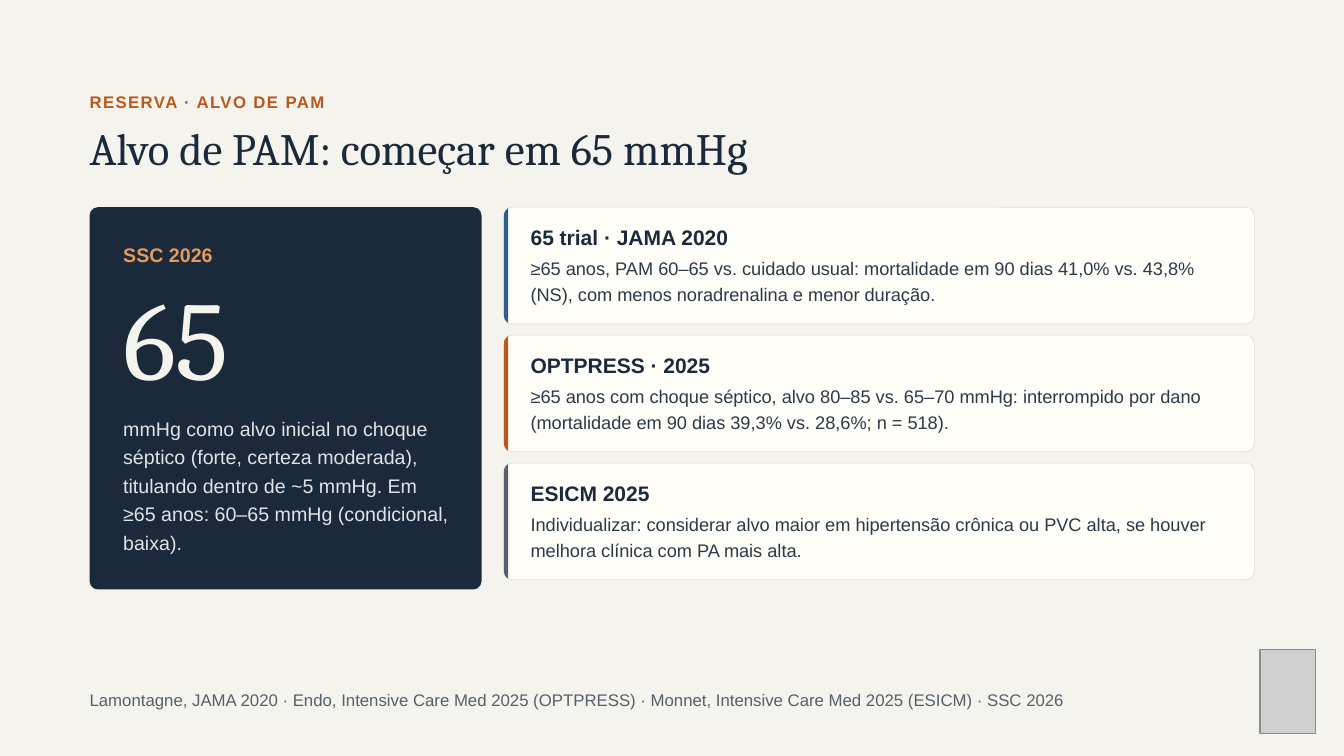
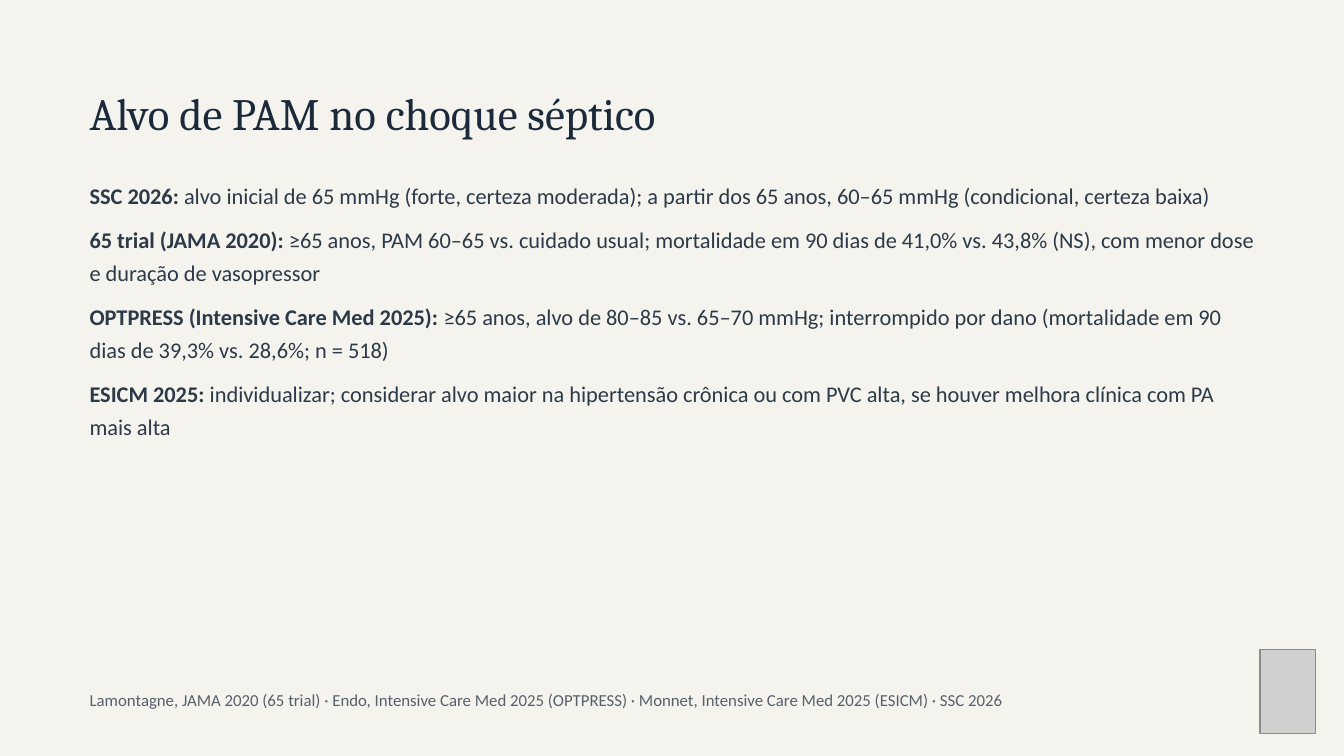
Before and after one commit to brunomoraesdubois-bit/Bruno, a slide deck: slide 25 of apresentacao/Aminas_Vasoativas.pptx. Drawn at 1344x756 pixels with LibreOffice and Linux fonts; fonts in the diff are those of the drawing; grey boxes stand for pictures. Boxes give left, top, right and bottom in pixels: in the first picture for what was removed or moved away, otherwise in the second. Text is boxed around its words. In the diff, an @@ line names an element or a change of style, - is before the commit and + after.

```diff
--- a/apresentacao/Aminas_Vasoativas.pptx
+++ b/apresentacao/Aminas_Vasoativas.pptx
@@ title at [90, 98, 655, 140]: text changed @@
-Alvo de PAM: começar em 65 mmHg
+Alvo de PAM no choque séptico
@@ text removed at [90, 96, 325, 108] @@
-RESERVA · ALVO DE PAM
@@ rounded rectangle removed at [90, 208, 482, 590] @@
@@ text added at [90, 188, 1209, 208], 16 pt, text #2C3A48 @@
+• SSC 2026: alvo inicial de 65 mmHg (forte, certeza moderada); a partir dos 65 anos, 60–65 mmHg (condicional, certeza baixa)
@@ rounded rectangle removed at [504, 208, 1254, 325] @@
@@ freeform shape removed at [504, 209, 508, 324] @@
@@ text at [90, 231, 1253, 285]: text changed; size 13 to 16 pt; font Arial to Calibri @@
-≥65 anos, PAM 60–65 vs. cuidado usual: mortalidade em 90 dias 41,0% vs. 43,8% (NS), com menos noradrenalina e menor duração.
+• 65 trial (JAMA 2020): ≥65 anos, PAM 60–65 vs. cuidado usual; mortalidade em 90 dias de 41,0% vs. 43,8% (NS), com menor dose e duração de vasopressor
@@ text removed at [531, 229, 728, 245] @@
-65 trial · JAMA 2020
@@ text removed at [123, 248, 213, 262] @@
-SSC 2026
@@ text at [90, 308, 1221, 361]: text changed; size 13 to 16 pt; font Arial to Calibri @@
-≥65 anos com choque séptico, alvo 80–85 vs. 65–70 mmHg: interrompido por dano (mortalidade em 90 dias 39,3% vs. 28,6%; n = 518).
+• OPTPRESS (Intensive Care Med 2025): ≥65 anos, alvo de 80–85 vs. 65–70 mmHg; interrompido por dano (mortalidade em 90 dias de 39,3% vs. 28,6%; n = 518)
@@ text removed at [123, 304, 229, 381] @@
-65
@@ rounded rectangle removed at [504, 335, 1254, 452] @@
@@ freeform shape removed at [504, 337, 508, 452] @@
@@ text removed at [531, 358, 710, 374] @@
-OPTPRESS · 2025
@@ text at [90, 386, 1214, 435]: text changed; size 13 to 16 pt; font Arial to Calibri @@
-Individualizar: considerar alvo maior em hipertensão crônica ou PVC alta, se houver melhora clínica com PA mais alta.
+• ESICM 2025: individualizar; considerar alvo maior na hipertensão crônica ou com PVC alta, se houver melhora clínica com PA mais alta
@@ text removed at [123, 421, 448, 554] @@
-mmHg como alvo inicial no choque séptico (forte, certeza moderada), titulando dentro de ~5 mmHg. Em ≥65 anos: 60–65 mmHg (condicional, baixa).
@@ rounded rectangle removed at [504, 463, 1254, 580] @@
@@ freeform shape removed at [504, 465, 508, 580] @@
@@ text removed at [531, 486, 650, 502] @@
-ESICM 2025
@@ text at [90, 694, 1002, 709]: text changed; font Arial to Calibri @@
-Lamontagne, JAMA 2020 · Endo, Intensive Care Med 2025 (OPTPRESS) · Monnet, Intensive Care Med 2025 (ESICM) · SSC 2026
+Lamontagne, JAMA 2020 (65 trial) · Endo, Intensive Care Med 2025 (OPTPRESS) · Monnet, Intensive Care Med 2025 (ESICM) · SSC 2026
```
Also in this commit, not shown: 28 other slides changed, 33 other files.
